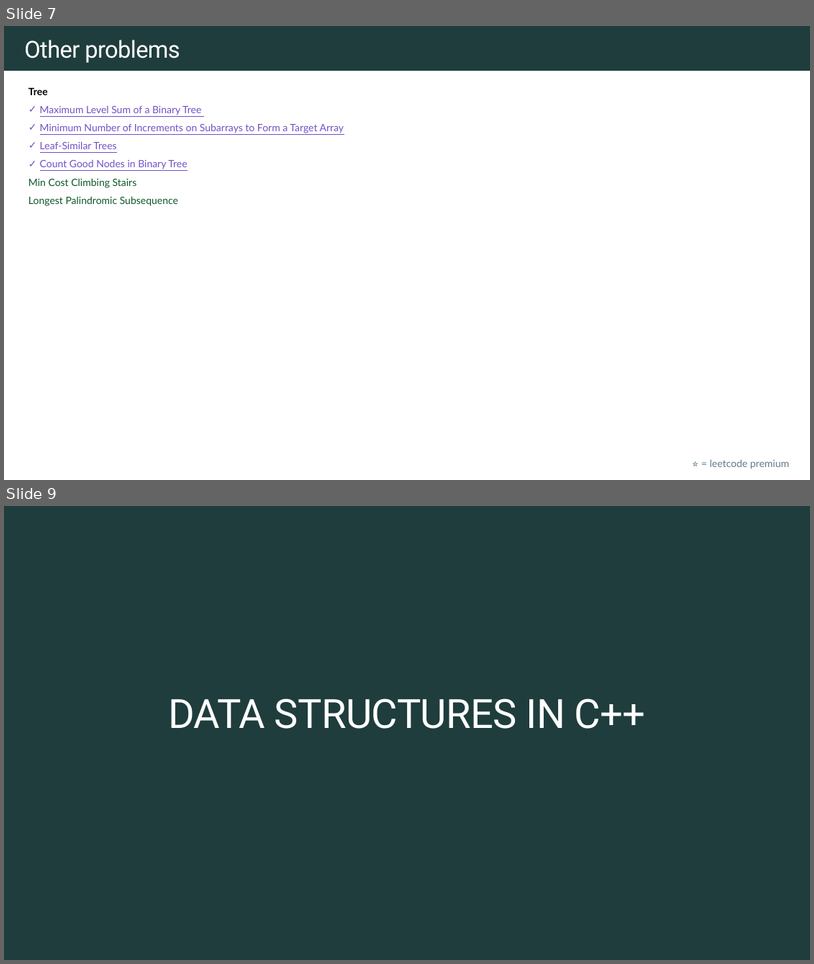
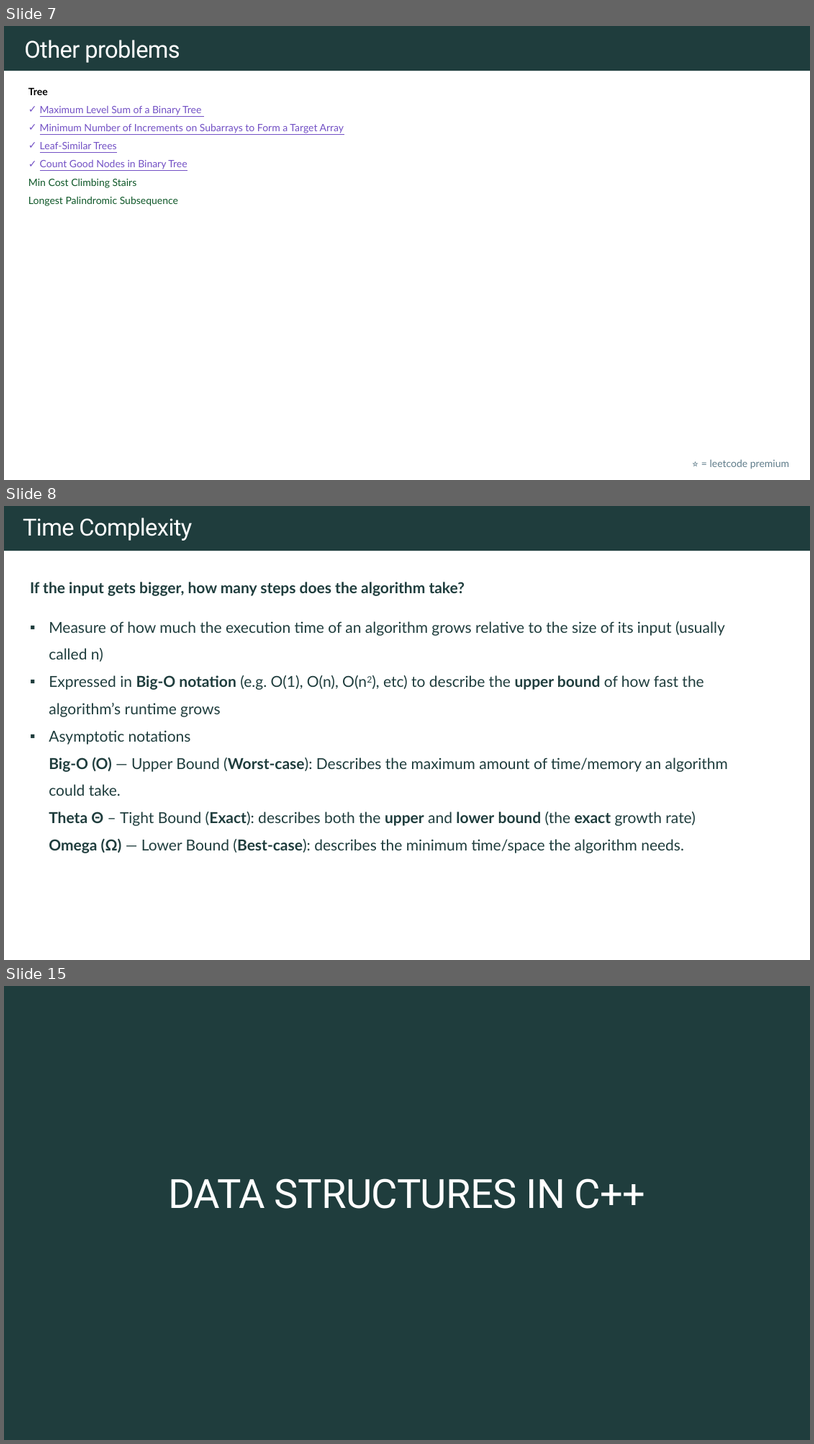
Before and after one commit to rfdavid/coding-interview-handbook-cpp, a slide deck: Algorithm and problem Solving Cheatsheet.pptm. Shown one above the other, each under a label of ours: slides 7 and 9 before the commit, slides 7, 8 and 15 after it; the slides between them are not shown. The pictures are 814x964 and 814x1444 pixels, drawn with LibreOffice and Linux fonts; fonts in the diff are those of the drawing. Boxes give left, top, right and bottom in pixels: in the first picture for what was removed or moved away, otherwise in the second. Text is boxed around its words. In the diff, an @@ line names an element or a change of style, - is before the commit and + after.

Commit message:
Added time and space complexities

```diff
--- a/Algorithm and problem Solving Cheatsheet.pptm
+++ b/Algorithm and problem Solving Cheatsheet.pptm
@@ slide 8 added at (x1=4, y1=506, x2=810, y2=960), background #FFFFFF; not listed: 1 template element that a slide beside it also shows @@
@@ title added at (x1=23, y1=518, x2=192, y2=541), 28 pt, text #FFFFFF @@
+Time Complexity
@@ text added at (x1=30, y1=582, x2=728, y2=853), 18 pt, text #1F3D3D @@
+If the input gets bigger, how many steps does the algorithm take?
+▪ Measure of how much the execution time of an algorithm grows relative to the size of its input (usually called n)
+▪ Expressed in Big-O notation (e.g. O(1), O(n), O(n2), etc) to describe the upper bound of how fast the algorithm’s runtime grows
+▪ Asymptotic notations
+  Big-O (O) — Upper Bound (Worst-case): Describes the maximum amount of time/memory an algorithm could take.
+  Theta Θ – Tight Bound (Exact): describes both the upper and lower bound (the exact growth rate)
+  Omega (Ω) — Lower Bound (Best-case): describes the minimum time/space the algorithm needs.
@@ what was slide 9 is now slide 15 @@
```
Also in this commit, not shown: 2 slides changed, 5 other slides added, 16 other files.
